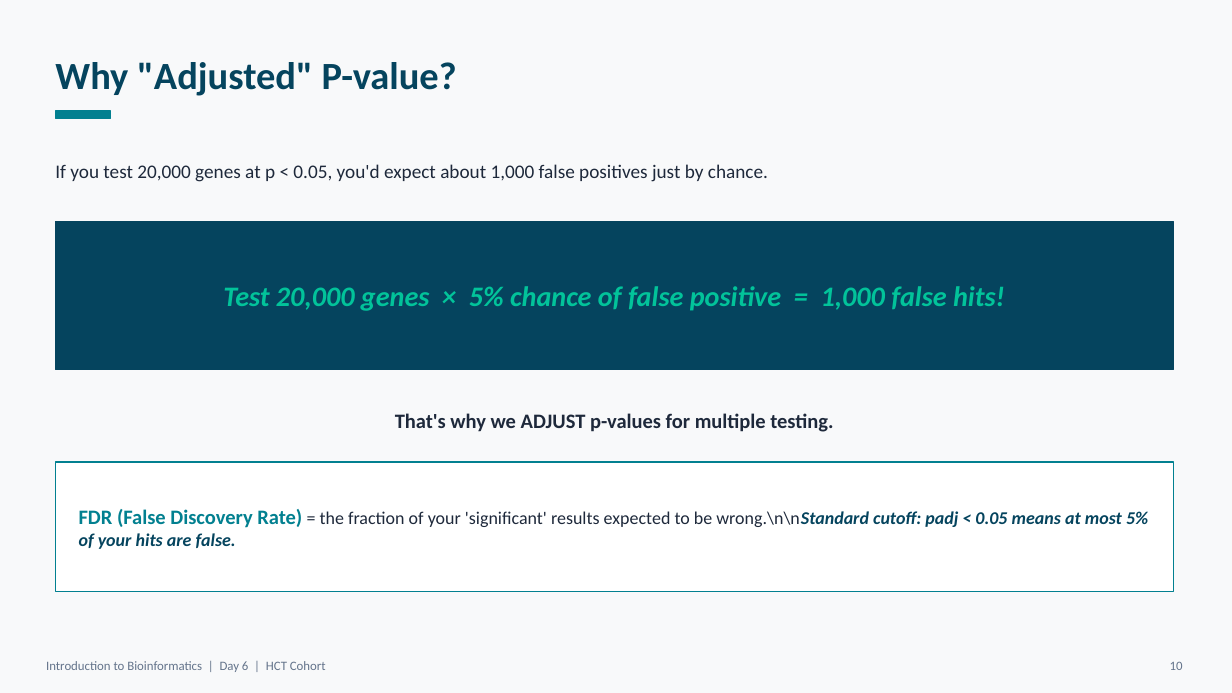
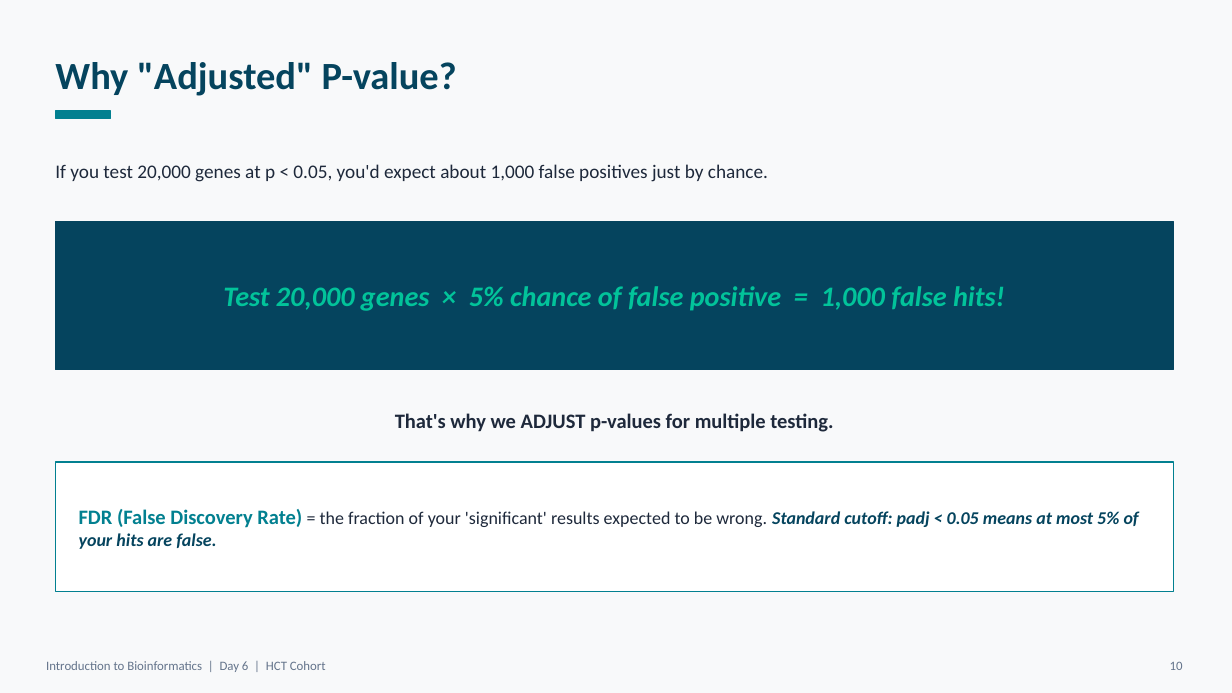
Before and after one commit to NorahSAlghamdi/bioinformatics-HCT-Training, a slide deck: slide 12 of Day6_Slides_Differential_Expression_v2.pptx (slide 10 before the commit). Drawn at 1232x693 pixels with LibreOffice and Linux fonts; fonts in the diff are those of the drawing. Boxes give left, top, right and bottom in pixels: in the first picture for what was removed or moved away, otherwise in the second. Text is boxed around its words. In the diff, an @@ line names an element or a change of style, - is before the commit and + after.

```diff
--- a/Day6_Slides_Differential_Expression_v2.pptx
+++ b/Day6_Slides_Differential_Expression_v2.pptx
@@ text at <box>79,509,1139,549</box>: text changed @@
-FDR (False Discovery Rate) = the fraction of your 'significant' results expected to be wrong.\n\nStandard cutoff: padj < 0.05 means at most 5% of your hits are false.
+FDR (False Discovery Rate) = the fraction of your 'significant' results expected to be wrong. Standard cutoff: padj < 0.05 means at most 5% of your hits are false.
```
Also in this commit, not shown: 7 other slides changed, 7 slides added, 6 slides removed.
